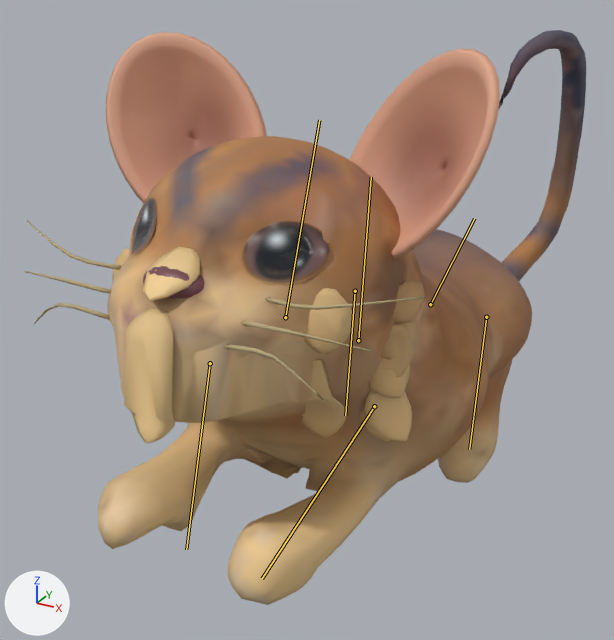
Two versions of the glTF model public/art/mouse.glb, one commit apart.
Rendered twice from a 50 mm lens placed at (0.92, -1.98, 1.62), pointed at (-0.2, 0.06, 0.6). The axes (+X, +Y, +Z) are drawn at lower left. The lights are the same throughout. The first picture is the older version. Both versions are drawn at frame 12 of the action 'capture'; the numbers are the values there. The bones that bend it are drawn over the model as lines.
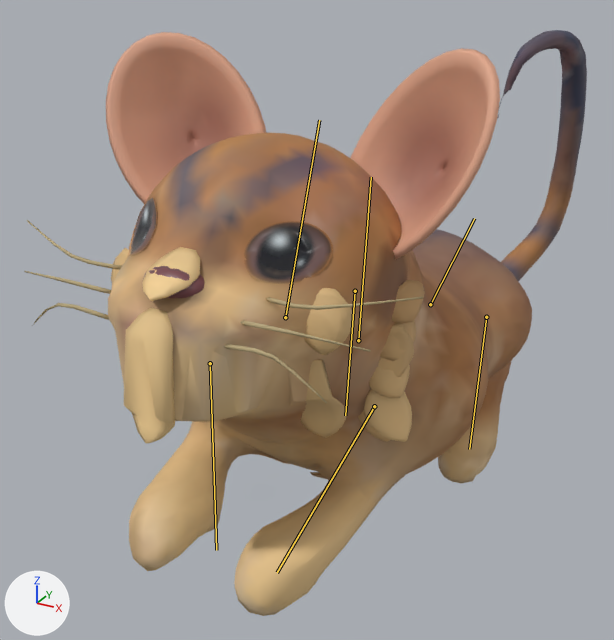
Boxes (x1, y1, x2, y2) around the edits, measured in the pictures (614 x 640 px):
'Mesh_7', posed: before (98, 30, 586, 605); after (108, 30, 587, 616)
'Mesh_6', posed: before (112, 247, 414, 443); after (111, 247, 414, 443)
'Mesh_0', posed: before (130, 197, 332, 285); after (130, 197, 333, 285)
bone 'FrontL', root to tip: before (210, 363) to (186, 549); after (210, 363) to (216, 550)
bone 'FrontR', root to tip: before (374, 406) to (262, 578); after (374, 406) to (277, 572)

The change in detail:
Bone 'FrontL' (bone_frontl) turns from (-35, 0, -19) to (-21, 0, -19) degrees about its own x, y and z.
Bone 'FrontR' (bone_frontr) turns from (-35, 0, 19) to (-21, 0, 19) degrees about its own x, y and z.
